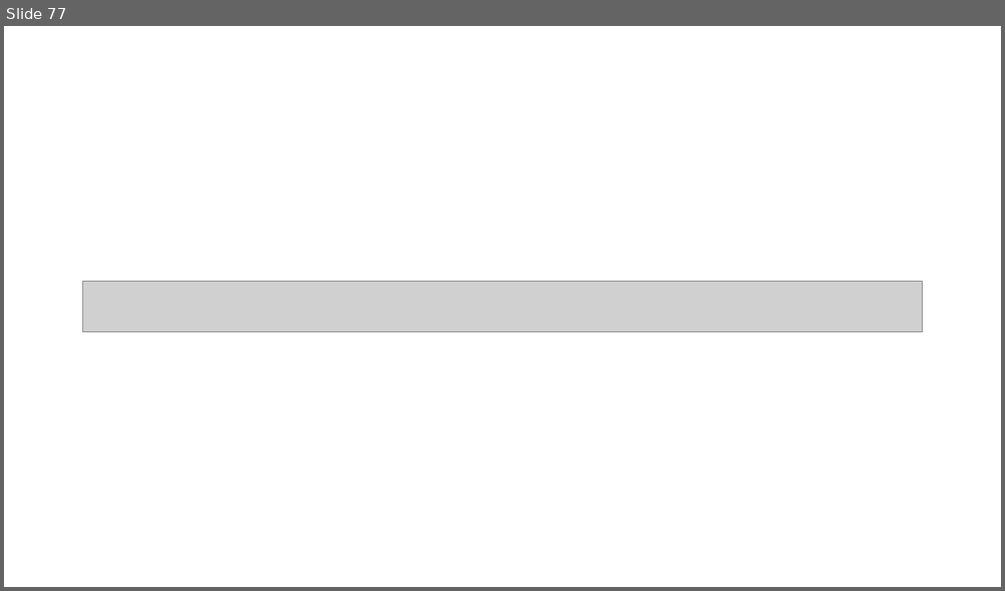
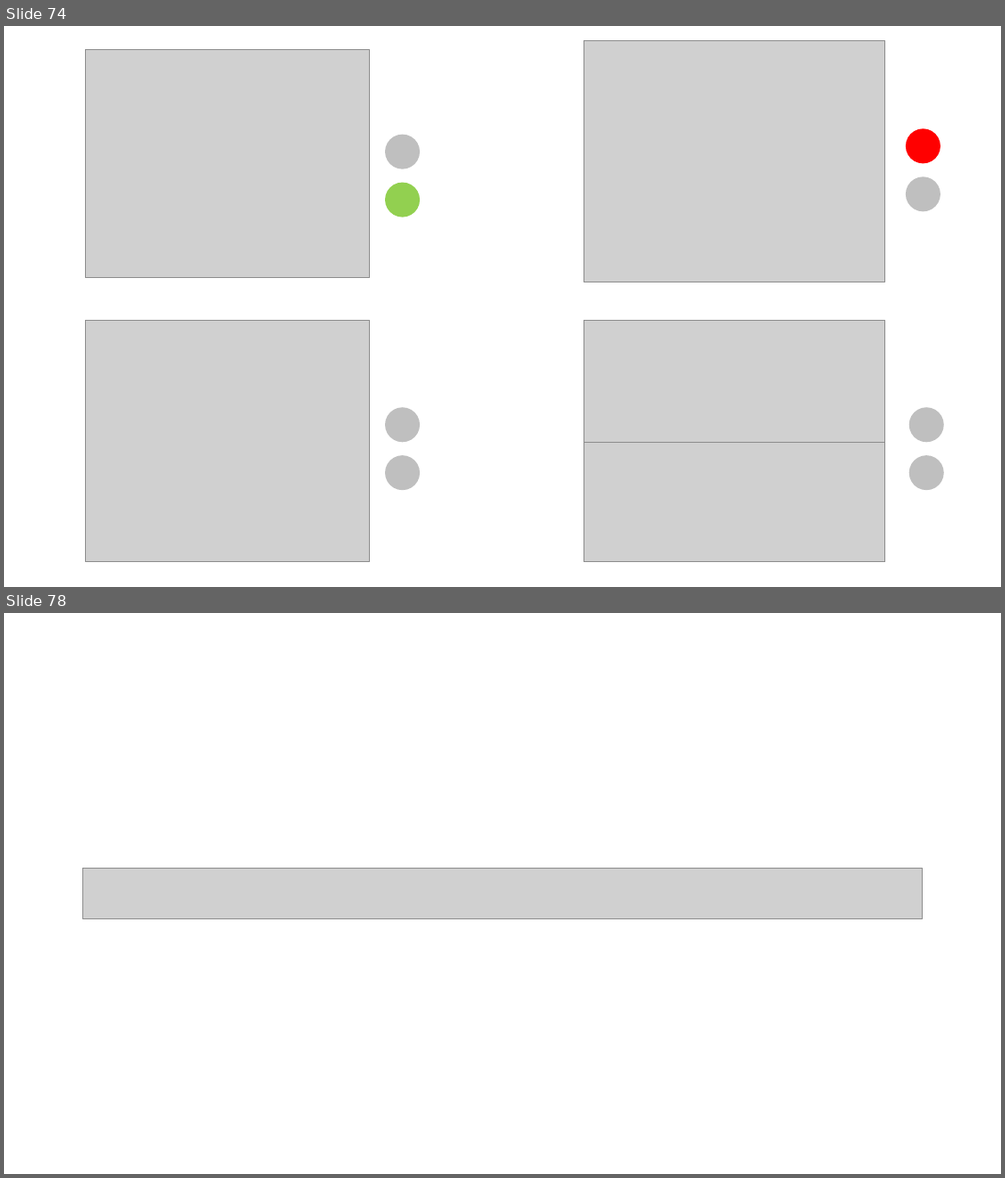
Before and after one commit to rkhaimov/brain-gym, a slide deck: Презентация.pptx. Shown one above the other, each under a label of ours: slide 77 before the commit, slides 74 and 78 after it; the slides between them are not shown. The pictures are 1005x591 and 1005x1178 pixels, drawn with LibreOffice and Linux fonts; fonts in the diff are those of the drawing; grey boxes stand for pictures. Boxes give left, top, right and bottom in pixels: in the first picture for what was removed or moved away, otherwise in the second. Text is boxed around its words. In the diff, an @@ line names an element or a change of style, - is before the commit and + after.

```diff
--- a/Презентация.pptx
+++ b/Презентация.pptx
@@ slide 74 added at [4, 26, 1001, 587], background #FFFFFF @@
@@ picture added at [86, 50, 369, 277] @@
@@ picture added at [584, 40, 885, 281] @@
@@ ellipse added at [906, 128, 940, 163], fill #FF0000 @@
@@ ellipse added at [386, 135, 420, 168], fill #BFBFBF @@
@@ ellipse added at [386, 183, 420, 216], fill #92D050 @@
@@ ellipse added at [906, 177, 940, 211], fill #BFBFBF @@
@@ picture added at [86, 320, 369, 562] @@
@@ picture added at [584, 320, 885, 562] @@
@@ ellipse added at [386, 408, 420, 442], fill #BFBFBF @@
@@ ellipse added at [909, 408, 943, 442], fill #BFBFBF @@
@@ picture added at [584, 442, 885, 562] @@
@@ ellipse added at [386, 455, 420, 490], fill #BFBFBF @@
@@ ellipse added at [909, 455, 943, 490], fill #BFBFBF @@
@@ what was slide 77 is now slide 78 @@
```
Also in this commit, not shown: 1 slide changed, 18 other slides added, 8 slides removed, 4 other files.
